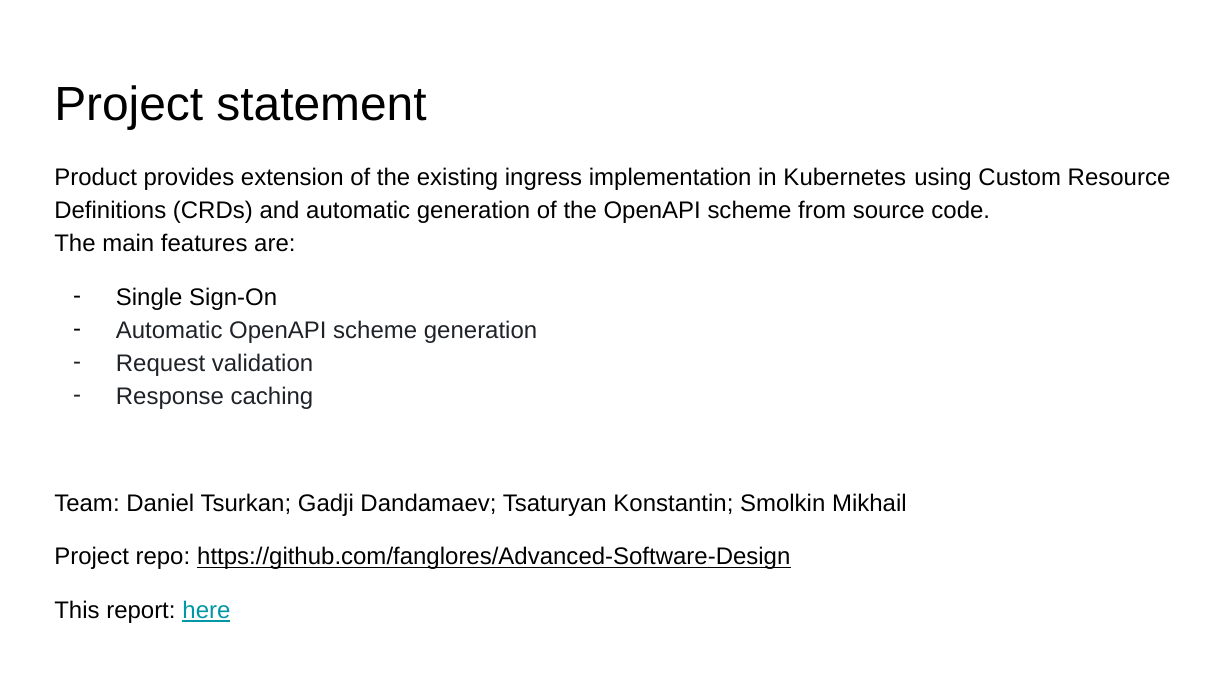
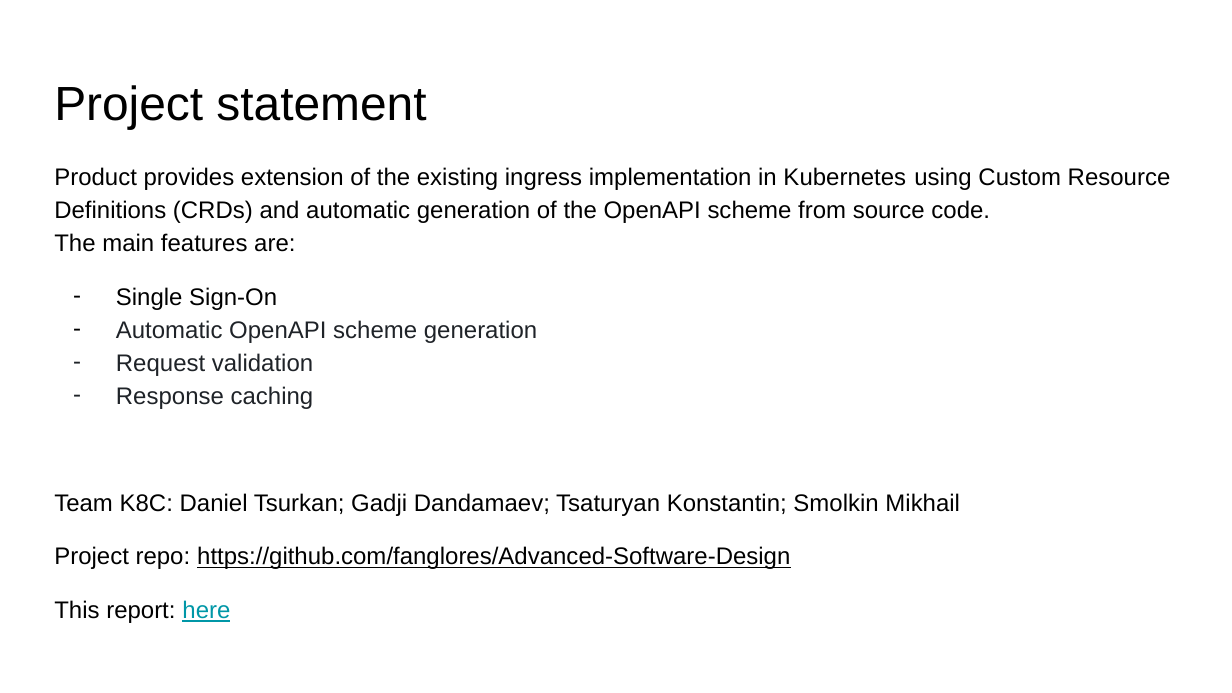
Before and after one commit to fanglores/Advanced-Software-Design, a slide deck: slide 1 of Task 3.pptx (slide 2 before the commit). Drawn at 1232x693 pixels with LibreOffice and Linux fonts; fonts in the diff are those of the drawing. Boxes give left, top, right and bottom in pixels: in the first picture for what was removed or moved away, otherwise in the second. Text is boxed around its words. In the diff, an @@ line names an element or a change of style, - is before the commit and + after.

```diff
--- a/Task 3.pptx
+++ b/Task 3.pptx
@@ text at <box>54,493,960,516</box>: text changed @@
-Team: Daniel Tsurkan; Gadji Dandamaev; Tsaturyan Konstantin; Smolkin Mikhail
+Team K8C: Daniel Tsurkan; Gadji Dandamaev; Tsaturyan Konstantin; Smolkin Mikhail
```
Also in this commit, not shown: 1 slide removed, 1 other file.
